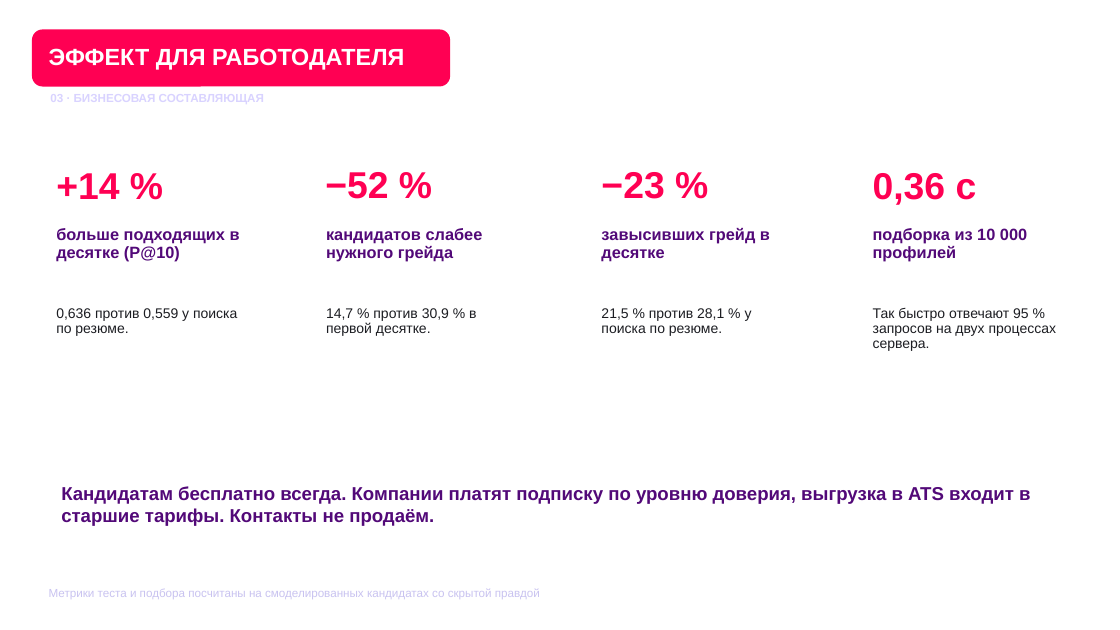
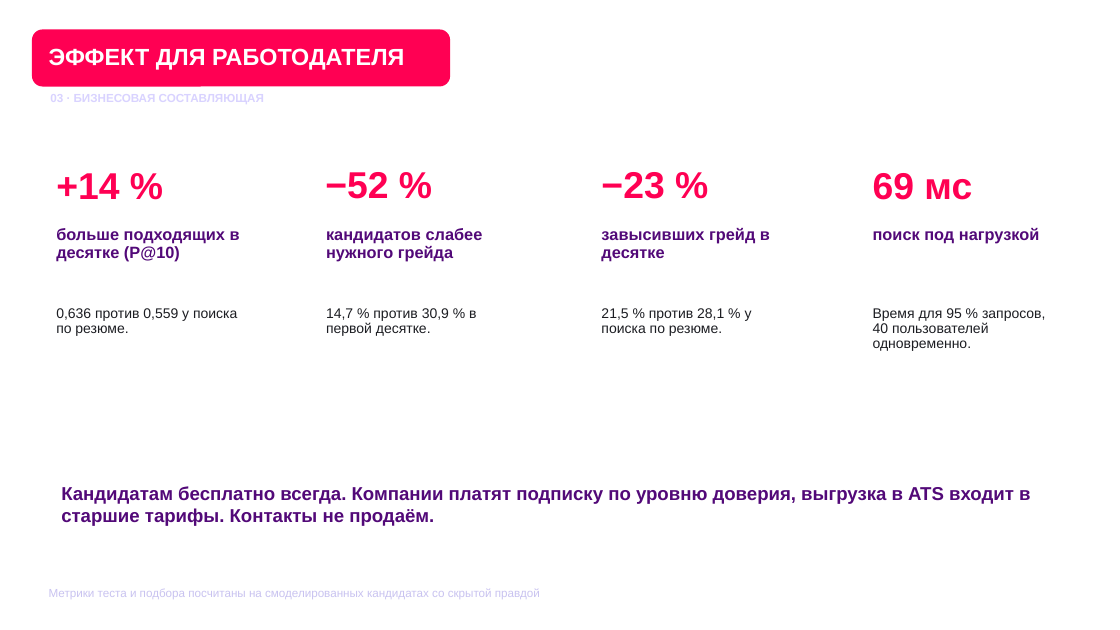
Before and after one commit to KonkovDV/fsp-talent, a slide deck: slide 22 of submission/03-presentation/FSP_Talent_presentation.pptx. Drawn at 1120x630 pixels with LibreOffice and Linux fonts; fonts in the diff are those of the drawing; background and template pictures are left out. Boxes give left, top, right and bottom in pixels: in the first picture for what was removed or moved away, otherwise in the second. Text is boxed around its words. In the diff, an @@ line names an element or a change of style, - is before the commit and + after.

```diff
--- a/submission/03-presentation/FSP_Talent_presentation.pptx
+++ b/submission/03-presentation/FSP_Talent_presentation.pptx
@@ text at [873, 173, 972, 200]: text changed @@
-0,36 с
+69 мс
@@ text at [873, 228, 1040, 244]: text changed @@
-подборка из 10 000 профилей
+поиск под нагрузкой
@@ text at [873, 308, 1045, 351]: text changed @@
-Так быстро отвечают 95 % запросов на двух процессах сервера.
+Время для 95 % запросов, 40 пользователей одновременно.
```
Also in this commit, not shown: 14 other slides changed, 1 other file.
